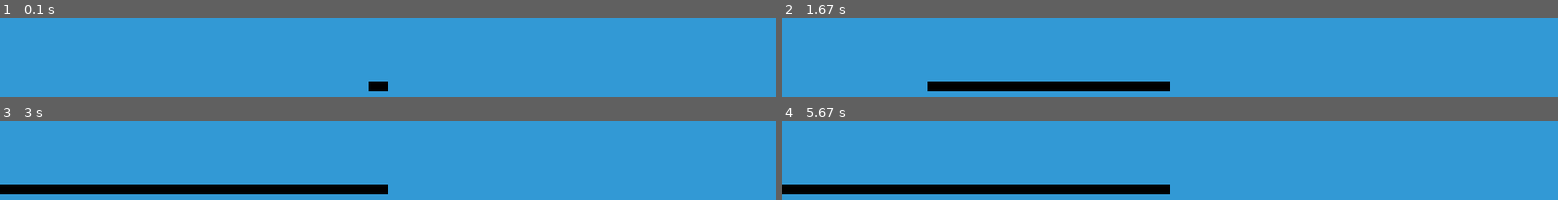
Above: before the commit, frames 1-4 (two rows, left to right).
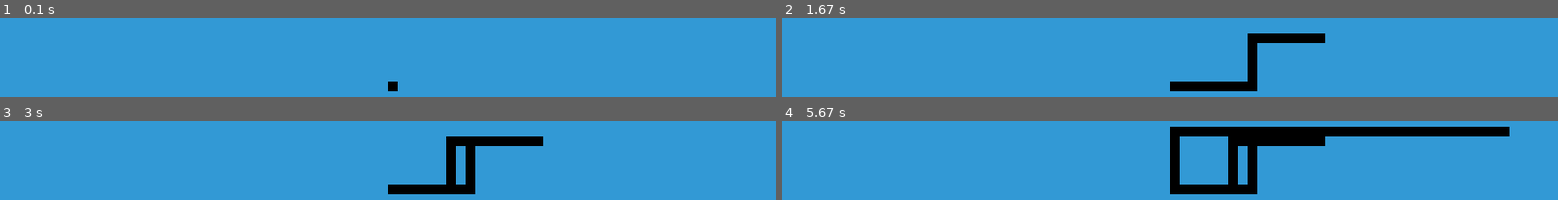
Above: after the commit, the same moments.

Repository: Raccoonn78/MagiCtr
Game: pygame game, started from КР_Системный анализ информационных технологий/k_r.py
Two runs of this game, one before a commit and one after it. Both use one fixed random seed, a clock stepped at 60 frames per second and the inputs below.
Inputs:
- Up to frame 1 (0.1 s): no input
- Up to frame 2 (1.67 s): hold Right 0.33-0.8 s; hold Up 0.83-1.13 s; hold Right 1.17-1.63 s
- Up to frame 3 (3 s): hold Left 1.67-2.2 s; hold Down 2.23-2.53 s; hold Left 2.57-2.97 s
- Up to frame 4 (5.67 s): hold Up 3-3.37 s; hold Right 3.4-4.03 s; hold Down 4.07-4.43 s; hold Left 4.47-4.93 s

The runs differ from the first frame. In frame 1, 0.5% of the frame differs, in the area x 47-52%, y 80-93%; in frame 2, 7.0%; in frame 3, 10%; in frame 4, 16%, in the area x 0-94%, y 7-93%.

Commit message:
add: kursash 50/50 , and other lesson

Diff:
--- a/КР_Системный анализ информационных технологий/Python-Dijkstra-BFS-A-star-master/A(star)_pygame_control.py
+++ b/КР_Системный анализ информационных технологий/Python-Dijkstra-BFS-A-star-master/A(star)_pygame_control.py
@@ -40,6 +40,7 @@
             break
 
         neighbours = graph[cur_node]
+        print('neighbours',neighbours)
         for neighbour in neighbours:
             neigh_cost, neigh_node = neighbour
             new_cost = cost_visited[cur_node] + neigh_cost
@@ -52,12 +53,12 @@
     return visited
 
 
+
+
+
 cols, rows = 23, 13
 TILE = 70
 
-pg.init()
-sc = pg.display.set_mode([cols * TILE, rows * TILE])
-clock = pg.time.Clock()
 # set grid
 grid = ['22222222222222222222212',
         '22222292222911112244412',
@@ -75,9 +76,18 @@
 grid = [[int(char) for char in string ] for string in grid]
 # adjacency dict
 graph = {}
+
+
+
 for y, row in enumerate(grid):
     for x, col in enumerate(row):
         graph[(x, y)] = graph.get((x, y), []) + get_neighbours(x, y)
+
+
+pg.init()
+sc = pg.display.set_mode([cols * TILE, rows * TILE])
+clock = pg.time.Clock()
+
 
 start = (0, 7)
 goal = start
--- a/КР_Системный анализ информационных технологий/k_r.py
+++ b/КР_Системный анализ информационных технологий/k_r.py
@@ -78,13 +78,13 @@
                 elif event.key == pygame.K_DOWN:
                     y1_change = snake_block
                     x1_change = 0
-            if x1 >= (dis_width//2) :
+            if x1 >= (dis_width-200) :
                 y1_change = 10
                 x1_change = 0
             elif x1 < 250 :
                 y1_change = 10
                 x1_change = 0
-            if y1 >= (dis_height//2) :
+            if y1 >= (dis_height-200) :
                 x1_change = -10
                 y1_change = 0
             elif y1 < 250 :
--- a/КР_Системный анализ информационных технологий/test.py
+++ b/КР_Системный анализ информационных технологий/test.py
@@ -27,11 +27,19 @@
                 '22292777711144429221244',
                 '22922777222144422211944',
                 '22222777229111111119222']
+        """
+        КУСТ
+        КАМЕНЬ
+        РЕКА
+        ДОРОГА
+        дорогу можно настроить самому, пустые поля будут дефолтные , камень будет весит 1000000
+        для того чтобы срабатывал фактор проходимости , так же река и куст
+        """
         self.grid = [[int(char) for char in string ] for string in grid]
 
         self.graph = {}
         self.start = (0, 7)
-        self.goal = (22, 7)
+        self.goal = (0, 7)
         self.queue = []
 
         heappush(self.queue, (0, self.start))
@@ -64,6 +72,53 @@
         ways = [-1, 0], [0, -1], [1, 0], [0, 1]
         return [(self.grid[y + dy][x + dx], (x + dx, y + dy)) for dx, dy in ways if check_next_node(x + dx, y + dy)]
 
+
+    def custom_map(self):
+        print('Хотите сделать карту кастомной?\n1-Дефолт\n2-Свои параметры')
+        check= input('Введите вариант ответа:')
+        a=0
+        while  type(check)!=type(1) :
+            check= int(input('Введите вариант ответа:'))
+            a+1
+            if a==10:
+                return {'code':0, 'message':'Все ок?? надо было нажать 1 или 2. ОЙ ВСЁ'}
+
+        if int(check)==1:
+            return
+        else:
+
+            temp=self.set_graph_size()
+            if temp['code']==1:return temp
+            else:return {'code':0}
+
+
+
+
+
+    def out_put_message(self, message):
+        check= input(f'{message}')
+        a=0
+        while  type(check)!=type(1) :
+            check= input('Введите число любое:')
+            a+1
+            if a==10:
+                return {'code':0, 'message':'Все ок?? надо было нажать верные кнопки . ОЙ ВСЁ'}
+        return {'code':1, 'message':f'ok', 'data':int(check)}
+
+
+    def set_graph_size(self):
+        message_list=['Введите вес для дороги:','Введите вес для пустоши:'
+                      'Введите вес для реки:','Введите вес для камня:',
+                      'Введите вес для кустов:', 'Введите вес для травы:'
+                      ]
+        for number, message in enumerate(message_list):
+            check=self.out_put_message(message)
+            if check['code']==1:
+                pass
+            else:
+                return check
+
+
     @classmethod
     def get_circle(cls, x, y):
         return (x * cls.TILE + cls.TILE // 2, y * cls.TILE + cls.TILE // 2), cls.TILE // 4
@@ -97,7 +152,8 @@
 
     def set_visited(self,x,y):
         self.visited[x] = y
-
+    def set_abs_visited(self, visited):
+        self.visited=visited
     def get_visited(self,x):
         return  self.visited[x]
 
@@ -120,8 +176,42 @@
         pg.display.flip()
         self.clock.tick(7)
 
-
-
+    def get_click_mouse_pos(self):
+        x, y = pg.mouse.get_pos()
+        grid_x, grid_y = x // self.TILE, y // self.TILE
+        pg.draw.circle(self.sc, pg.Color('red'), *self.get_circle(grid_x, grid_y))
+        click = pg.mouse.get_pressed()
+
+        return (grid_x, grid_y) if click[0] else False
+
+
+    def dijkstra(self, start, goal, graph):
+        self.goal=goal
+        self.queue = []
+        self.start=start
+        self.graph=graph
+
+        heappush(self.queue, (0, self.start))
+        cost_visited = {self.start: 0}
+        visited = {self.start: None}
+
+        while self.queue:
+            cur_cost, cur_node = heappop(self.queue)
+            if cur_node == self.goal:
+                break
+
+            neighbours = self.graph[cur_node]
+
+            for neighbour in neighbours:
+                neigh_cost, neigh_node = neighbour
+                new_cost = cost_visited[cur_node] + neigh_cost
+
+                if neigh_node not in cost_visited or new_cost < cost_visited[neigh_node]:
+                    priority = new_cost + self.heuristic(neigh_node, self.goal)
+                    heappush(self.queue, (priority, neigh_node))
+                    cost_visited[neigh_node] = new_cost
+                    visited[neigh_node] = cur_node
+        return visited
 
 
 
@@ -198,94 +288,112 @@
     def show_menu(self):
         self.mainMenu.mainloop(self.screen)
 
-menu= Menu()
-menu.settings()
-menu.settings_add_button()
-menu.add_button(title= 'Settings', font_color= 'green' , background_color= 'black', action=menu.return_settings())
-menu.add_label()
-menu.add_button(title= 'Exit', font_color='black', background_color= "white")
-menu.show_menu()
-
-
-
-
-
-
-
-
-
-
-
-
-
-
-
-
-
-
-
-
-
-
-
-
-
-
-
-
-
-
-
-
-
-
-
-
-
-
-
-
-
-
-
-
-
-
-
-
-
-
-
-
-
-
-
-
-
-
-if False: # __name__ == "__main__"
+# menu= Menu()
+# menu.settings()
+# menu.settings_add_button()
+# menu.add_button(title= 'Settings', font_color= 'green' , background_color= 'black', action=menu.return_settings())
+# menu.add_label()
+# menu.add_button(title= 'Exit', font_color='black', background_color= "white")
+# menu.show_menu()
+
+
+
+
+
+
+
+
+
+
+
+
+
+
+
+
+
+
+
+
+
+
+
+
+
+
+
+
+
+
+
+
+
+
+
+
+
+
+
+
+
+
+
+
+
+
+
+
+
+
+
+
+
+
+
+
+
+
+if True: # __name__ == "__main__"
     game=Game()
     game.create_graph()
+    game.custom_map()
+    """
+        КУСТ
+        КАМЕНЬ
+        РЕКА
+        ДОРОГА
+        дорогу можно настроить самому, пустые поля будут дефолтные , камень будет весит 1000000
+        для того чтобы срабатывал фактор проходимости , так же река и куст
+        """
+    visited= {game.start: None}
     while True:
         game.activate_game()
-        if game.get_queue():
-            cur_cost, cur_node =game.appent_goal()
-            if cur_node == game.get_goal():
-                game.set_queue()
-                continue
-            next_nodes = game.get_value_graph(cur_node)
-            for next_node in next_nodes:
-                neigh_cost, neigh_node = next_node
-                new_cost = game.get_cost_visited(cur_node) + neigh_cost
-
-                if neigh_node not in game.get_cost_visited() or new_cost < game.get_cost_visited(neigh_node):
-                    priority = new_cost + game.heuristic(neigh_node, game.goal)
-                    game.append_queue(priority, neigh_node)
-                    game.set_cost_visited(neigh_node, new_cost)
-                    game.set_visited(neigh_node, cur_node)
+        # if game.get_queue():
+        #     cur_cost, cur_node =game.appent_goal()
+        #     if cur_node == game.get_goal():
+        #         game.set_queue()
+        #         continue
+        #     next_nodes = game.get_value_graph(cur_node)
+        #     for next_node in next_nodes:
+        #         neigh_cost, neigh_node = next_node
+        #         new_cost = game.get_cost_visited(cur_node) + neigh_cost
+
+        #         if neigh_node not in game.get_cost_visited() or new_cost < game.get_cost_visited(neigh_node):
+        #             priority = new_cost + game.heuristic(neigh_node, game.goal)
+        #             game.append_queue(priority, neigh_node)
+        #             game.set_cost_visited(neigh_node, new_cost)
+        #             game.set_visited(neigh_node, cur_node)
         # draw path
-        path_head, path_segment = cur_node, cur_node
-        while path_segment:
+        mouse_pos = game.get_click_mouse_pos()
+        if mouse_pos:
+            visited= game.dijkstra(game.start, mouse_pos, game.graph)
+
+            game.set_abs_visited(visited)
+            game.goal = mouse_pos
+
+        path_head, path_segment = game.goal, game.goal
+
+        while path_segment and path_segment in visited:
             game.move_start(path_segment)
             path_segment =game.get_visited(path_segment)
 
Not shown, removed: README.md
Not shown, added: Интеллектуальные системы и технологии/pr3/pr3.docx
Not shown, changed: Интеллектуальные системы и технологии/pr3/pr3.ipynb
Not shown, changed: Интеллектуальные системы и технологии/pr4/pr4.ipynb
Not shown, changed: КР_Системный анализ информационных технологий/test_game.ipynb
